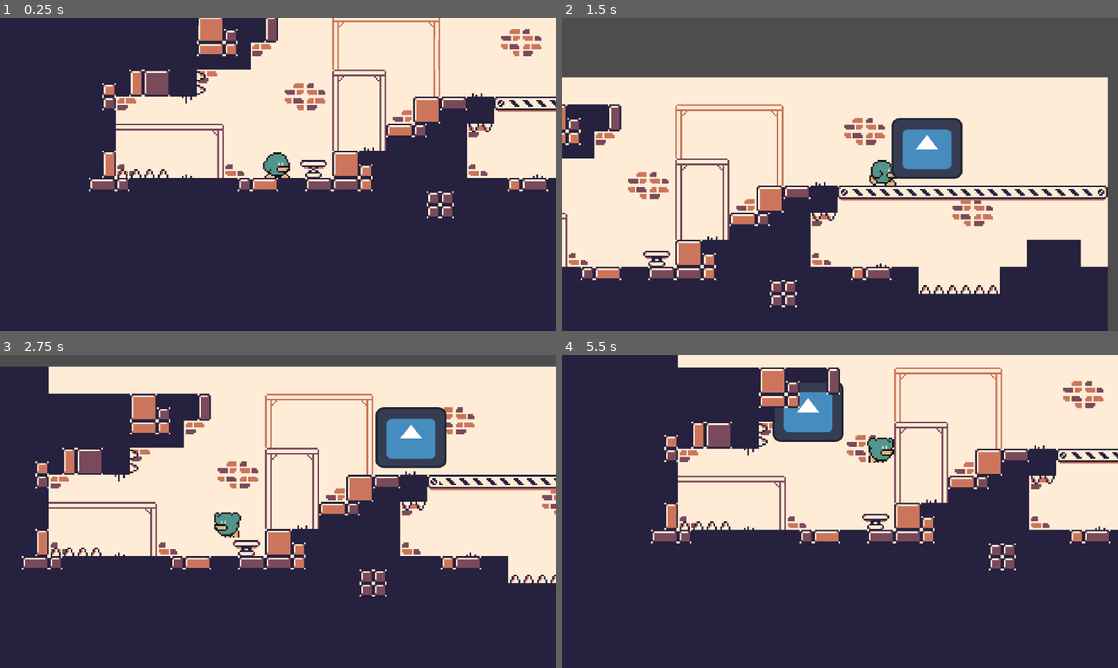
Above: before the commit, frames 1-4 (two rows, left to right).
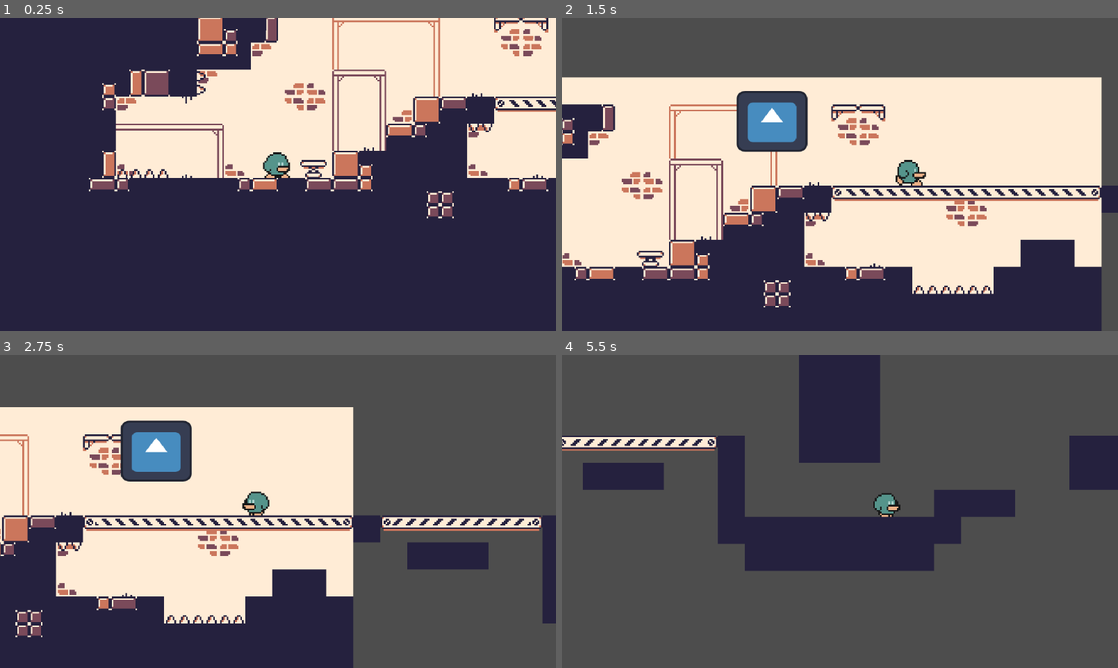
Above: after the commit, the same moments.

Repository: RadoslawG123/EscapeFromTheFactoryGame
Game: Godot game, scene res://Scenes/game.tscn
The game is run twice, just before and just after one commit, with the same random seed, the same clock (stepped at 60 frames per second) and the same inputs. The engine's default icon, where the game draws it, is replaced by a stand-in: a white triangle on a blue panel in a dark square.
Inputs:
- Up to frame 1 (0.25 s): no input
- Up to frame 2 (1.5 s): hold Right (move_right) from 0.53 s (still down); tap Space (jump) at 0.77 s
- Up to frame 3 (2.75 s): tap Space (jump) at 1.52 s; release Right (move_right) at 2.03 s; hold Left (move_left) from 2.03 s (still down)
- Up to frame 4 (5.5 s): release Left (move_left) at 2.78 s; hold Right (move_right) 2.78-4.28 s; tap Space (jump) at 3.02, 3.77, 4.52 s; hold Left (move_left) 4.28-5.03 s; hold Right (move_right) from 5.03 s (still down)

The runs differ from the first frame. In frame 1, 0.3% of the frame differs, in the area x 35-99%, y 0-26%; in frame 2, 14%; in frame 3, 64%; in frame 4, 92%, in the area x 0-100%, y 0-100%.

Commit message:
Add platforms flom layer with one way collision. Add moving_block horizontally.

Diff:
--- a/Scenes/game.tscn
+++ b/Scenes/game.tscn
@@ -13,20 +13,28 @@
 2:1/0 = 0
 3:1/0 = 0
 4:1/0 = 0
+4:1/0/physics_layer_0/polygon_0/points = PackedVector2Array(-8, -8, 8, -8, 8, 8, -8, 8)
 5:1/0 = 0
+5:1/0/physics_layer_0/polygon_0/points = PackedVector2Array(-0.179857, -8, 0, 8, 8, 8, 8, -8)
 6:1/0 = 0
+6:1/0/physics_layer_0/polygon_0/points = PackedVector2Array(0.179857, -8, 0, 8, -8, 8, -8, -8)
 7:1/0 = 0
 8:1/0 = 0
 9:1/0 = 0
 9:1/0/physics_layer_0/polygon_0/points = PackedVector2Array(-8, -8, 8, -8, 8, -3.23746, -1.5288, -3.23746, -8, 3.95689)
+9:1/0/physics_layer_0/polygon_0/one_way = true
 10:1/0 = 0
 10:1/0/physics_layer_0/polygon_0/points = PackedVector2Array(-8, -8, 8, -8, 8, 2.33816, -1.5288, -3.23746, -8, -3.0576)
+10:1/0/physics_layer_0/polygon_0/one_way = true
 1:2/0 = 0
 2:2/0 = 0
 3:2/0 = 0
 4:2/0 = 0
+4:2/0/physics_layer_0/polygon_0/points = PackedVector2Array(-8, -0.179857, 8, 0, 8, 8, -8, 8)
 5:2/0 = 0
+5:2/0/physics_layer_0/polygon_0/points = PackedVector2Array(-0.179859, 0.179859, 8, 0, 8, 8, 0, 8)
 6:2/0 = 0
+6:2/0/physics_layer_0/polygon_0/points = PackedVector2Array(-0.179859, -0.179859, 0, 8, -8, 8, -8, 0)
 7:2/0 = 0
 8:2/0 = 0
 9:2/0 = 0
@@ -37,8 +45,11 @@
 2:3/0 = 0
 3:3/0 = 0
 4:3/0 = 0
+4:3/0/physics_layer_0/polygon_0/points = PackedVector2Array(-8, 0.179857, 8, 0, 8, -8, -8, -8)
 5:3/0 = 0
+5:3/0/physics_layer_0/polygon_0/points = PackedVector2Array(0.179859, 0.179859, 0, -8, 8, -8, 8, 0)
 6:3/0 = 0
+6:3/0/physics_layer_0/polygon_0/points = PackedVector2Array(0.179859, -0.179859, -8, 0, -8, -8, 0, -8)
 7:3/0 = 0
 7:3/0/custom_data_0 = true
 8:3/0 = 0
@@ -51,8 +62,11 @@
 2:4/0 = 0
 3:4/0 = 0
 4:4/0 = 0
+4:4/0/physics_layer_0/polygon_0/points = PackedVector2Array(-8, -8, 8, -8, 8, 8, -8, 8)
 5:4/0 = 0
+5:4/0/physics_layer_0/polygon_0/points = PackedVector2Array(-0.179857, -8, 0, 8, 8, 8, 8, -8)
 6:4/0 = 0
+6:4/0/physics_layer_0/polygon_0/points = PackedVector2Array(0.179857, -8, 0, 8, -8, 8, -8, -8)
 7:4/next_alternative_id = 2
 7:4/animation_columns = 1
 7:4/animation_speed = 10.0
@@ -101,15 +115,21 @@
 2:5/0 = 0
 3:5/0 = 0
 4:5/0 = 0
+4:5/0/physics_layer_0/polygon_0/points = PackedVector2Array(-8, -0.179857, 8, 0, 8, 8, -8, 8)
 5:5/0 = 0
+5:5/0/physics_layer_0/polygon_0/points = PackedVector2Array(-0.179859, 0.179859, 8, 0, 8, 8, 0, 8)
 6:5/0 = 0
+6:5/0/physics_layer_0/polygon_0/points = PackedVector2Array(-0.179859, -0.179859, 0, 8, -8, 8, -8, 0)
 10:5/0 = 0
 1:6/0 = 0
 2:6/0 = 0
 3:6/0 = 0
 4:6/0 = 0
+4:6/0/physics_layer_0/polygon_0/points = PackedVector2Array(-8, 0.179857, 8, 0, 8, -8, -8, -8)
 5:6/0 = 0
+5:6/0/physics_layer_0/polygon_0/points = PackedVector2Array(0.179859, 0.179859, 0, -8, 8, -8, 8, 0)
 6:6/0 = 0
+6:6/0/physics_layer_0/polygon_0/points = PackedVector2Array(0.179859, -0.179859, -8, 0, -8, -8, 0, -8)
 10:6/0 = 0
 1:7/0 = 0
 2:7/0 = 0
@@ -131,6 +151,8 @@
 
 [sub_resource type="WorldBoundaryShape2D" id="WorldBoundaryShape2D_3dryh"]
 
+[sub_resource type="RectangleShape2D" id="RectangleShape2D_wowpa"]
+
 [node name="Game" type="Node2D"]
 
 [node name="JumpPad" parent="." instance=ExtResource("4_3dryh")]
@@ -151,7 +173,7 @@
 tile_set = SubResource("TileSet_3dryh")
 format = 2
 layer_0/name = "Blocks"
-layer_0/tile_data = PackedInt32Array(0, 65536, 1, 65535, 655 …(5867 unchanged characters)… , 524288, 196612, -196584, 458752, 65540)
+layer_0/tile_data = PackedInt32Array(0, 65536, 1, 65535, 655 …(5867 unchanged characters)… , 524288, 196612, -196584, 458752, 65540, -196590, 65536, 1, -393207, 655360, 1, -393208, 589824, 1)
 layer_1/name = "Walls"
 layer_1/z_index = -1
 layer_1/tile_data = PackedInt32Array(-5, 65536, 2, -6, 131072, 2, -65542, 131072, 5, -131078, 131072, 1, -131077, 65536 …(3222 unchanged characters)…
@@ -166,5 +188,24 @@
 [node name="CollisionShape2D" type="CollisionShape2D" parent="Killzone"]
 shape = SubResource("WorldBoundaryShape2D_3dryh")
 
+[node name="Point A" type="StaticBody2D" parent="."]
+position = Vector2(250, -85)
+collision_layer = 2
+collision_mask = 2
+
+[node name="CollisionShape2D" type="CollisionShape2D" parent="Point A"]
+position = Vector2(-210, -2)
+shape = SubResource("RectangleShape2D_wowpa")
+
+[node name="Point B" type="StaticBody2D" parent="."]
+position = Vector2(250, -85)
+collision_layer = 2
+collision_mask = 2
+
+[node name="CollisionShape2D" type="CollisionShape2D" parent="Point B"]
+position = Vector2(42, -3)
+shape = SubResource("RectangleShape2D_wowpa")
+
 [node name="MovingBlock" parent="." instance=ExtResource("5_wowpa")]
-position = Vector2(256, -70)
+position = Vector2(243, -86)
+speed = 100.0
--- a/Scenes/moving_block.tscn
+++ b/Scenes/moving_block.tscn
@@ -14,5 +14,14 @@
 scale = Vector2(0.328125, 0.28125)
 texture = ExtResource("2_pq7gf")
 
+[node name="Area2D" type="Area2D" parent="."]
+collision_layer = 3
+collision_mask = 3
+
+[node name="CollisionShape2D2" type="CollisionShape2D" parent="Area2D"]
+shape = SubResource("RectangleShape2D_pq7gf")
+
 [node name="CollisionShape2D" type="CollisionShape2D" parent="."]
 shape = SubResource("RectangleShape2D_pq7gf")
+
+[connection signal="body_entered" from="Area2D" to="." method="_on_body_entered"]
--- a/Scripts/moving_block.gd
+++ b/Scripts/moving_block.gd
@@ -5,3 +5,7 @@
 
 func _physics_process(delta: float) -> void:
 	position += speed * direction * delta
+
+func _on_body_entered(body: Node2D) -> void:
+	if body.name == "Point A" or body.name == "Point B":
+		direction *= -1
Not shown: 1 places in Scenes/game.tscn that only renumber resources
